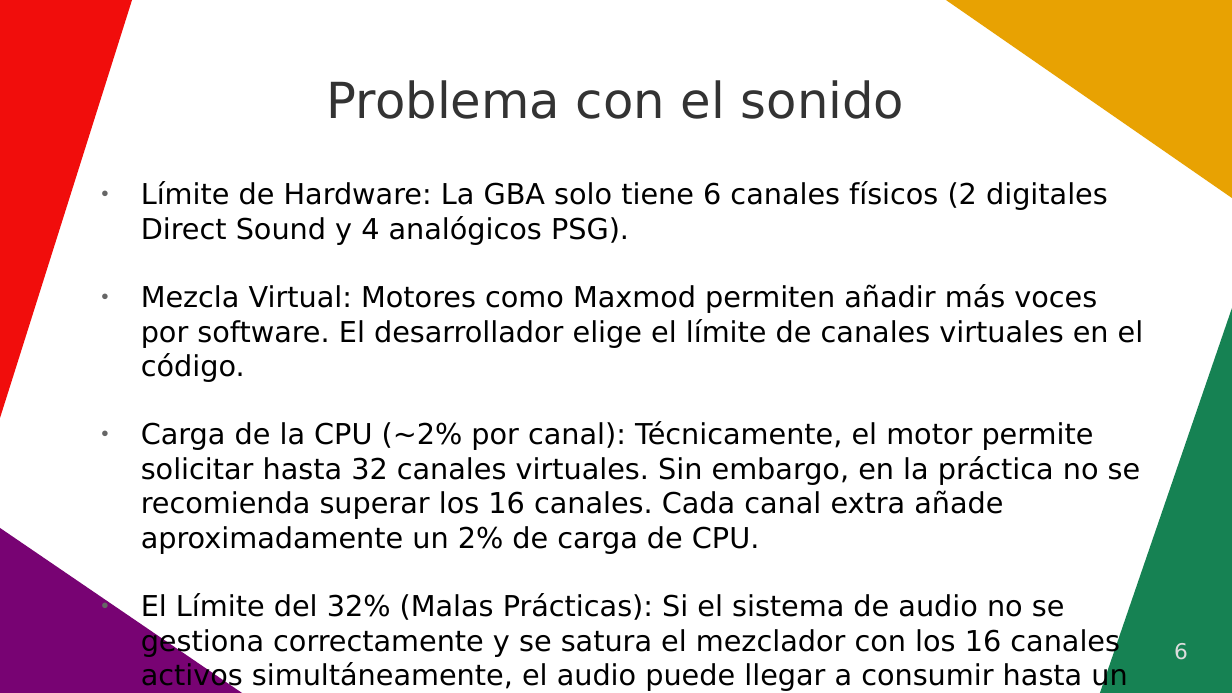
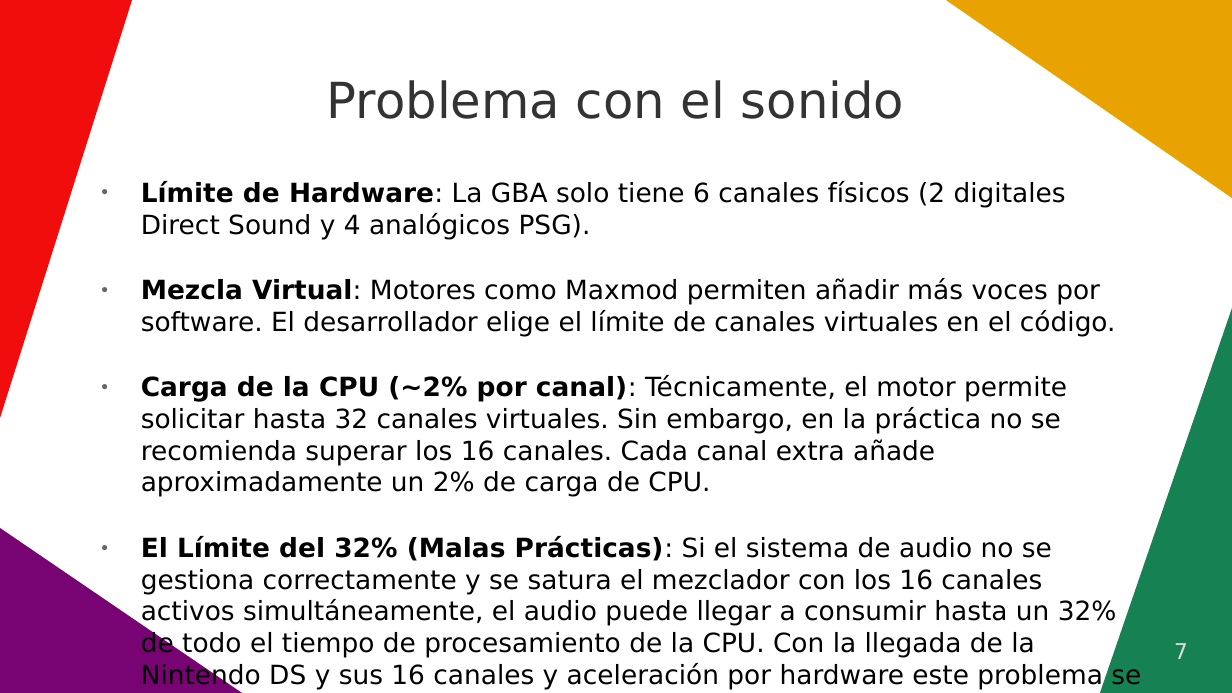
Before and after one commit to chrmargra/gba-development, a slide deck: slide 7 of Guides/Presentation.odp (slide 6 before the commit). Drawn at 1232x693 pixels with LibreOffice and Linux fonts; fonts in the diff are those of the drawing. Boxes give left, top, right and bottom in pixels: in the first picture for what was removed or moved away, otherwise in the second. Text is boxed around its words. In the diff, an @@ line names an element or a change of style, - is before the commit and + after.

```diff
--- a/Guides/Presentation.odp
+++ b/Guides/Presentation.odp
@@ text at (x1=141, y1=181, x2=1116, y2=497): size 18.5 to 17 pt in "Límite de Hardware: La GBA solo tiene ...", "Mezcla Virtual: Motores como Maxmod permiten añadir ...", "Carga de la CPU (~2% por canal): ..."; bold on in "Límite de Hardware:", "Mezcla Virtual:", "Carga de la CPU (~2% por canal):" @@
@@ text at (x1=141, y1=536, x2=1141, y2=690): text changed; size 18.5 to 17 pt @@
-● El Límite del 32% (Malas Prácticas): Si el sistema de audio no se gestiona correctamente y se satura el mezclador con los 16 canales activos simultáneamente, el audio puede llegar a consumir hasta un 32% de todo el tiempo de procesamiento de la CPU.
+● El Límite del 32% (Malas Prácticas): Si el sistema de audio no se gestiona correctamente y se satura el mezclador con los 16 canales activos simultáneamente, el audio puede llegar a consumir hasta un 32% de todo el tiempo de procesamiento de la CPU. Con la llegada de la Nintendo DS y sus 16 canales y aceleración por hardware este problema se elimina.
@@ page number at (x1=1174, y1=643, x2=1188, y2=659): text changed @@
-6
+7
```
Also in this commit, not shown: 3 other slides changed, 3 slides added.
